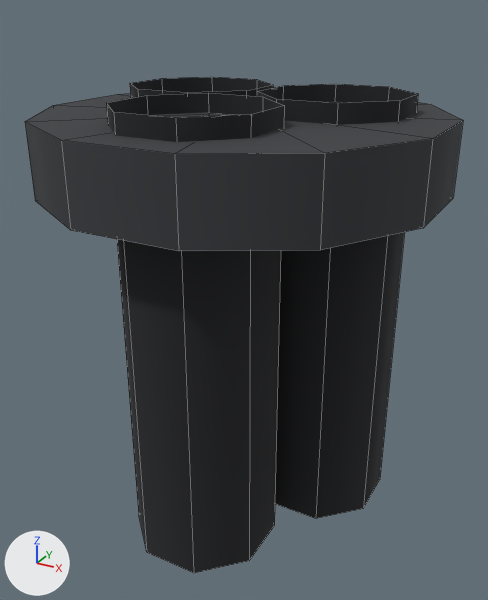
An edit to the OBJ model src/main/resources/assets/apocalypse_firstlight/models/block/power_cable/arm_cable_down.obj, drawn before and after from the same camera.
The view is the same before and after, from a camera (50 mm lens) standing at (0.724, -0.908, 0.367) and looking at (0.502, -0.504, 0.165). The axes (+X, +Y, +Z) are drawn at lower left. The lights are the same throughout. The picture after the commit comes second. Mesh edges are drawn as thin lines. Where no turn or scale is listed for an object, it has been applied to the vertices. Vertices at exactly the same position are counted once.

The first picture shows 'arm_cable_down'.
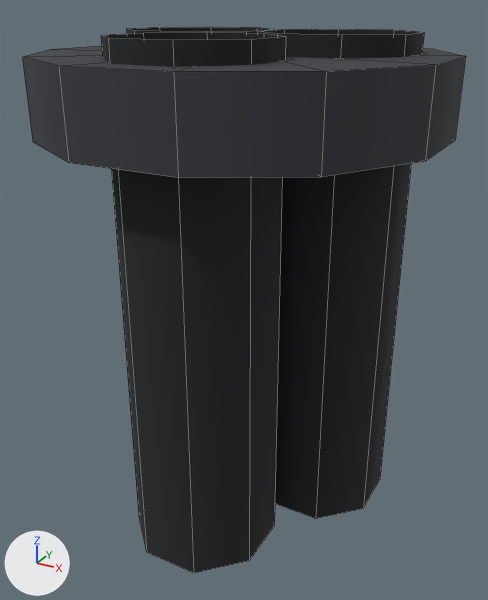
Commit message: +cable fix

The change in detail:
me_arm_cable_down is used by ob_arm_cable_down; location (0.0, 0.0, 0.0).
me_arm_cable_down had 74 vertices, 60 faces and spanned x 0.364..0.636, y -0.636..-0.364, z 0.0..0.313.
me_arm_cable_down now has 74 vertices, 60 faces and spans x 0.367..0.633, y -0.633..-0.367, z 0.0..0.35.
me_arm_cable_down part 1: the loose piece of 26 vertices spanning x 0.364..0.636, y -0.636..-0.364, z 0.25..0.3 is scaled about its middle by (0.978, 0.978, 1), then moved by (0.0, 0.0, 0.037).
me_arm_cable_down part 2: all 24 vertices in x 0.398..0.602, y -0.61..-0.42, z 0.313 are moved by (0.0, 0.0, 0.037).

Location of each change, [x1, y1, x2, y2] in pixels of the pictures (488 x 600 px; the box of a moved part takes in the faces that stretch with it):
'arm_cable_down', reshaped (10% taller)
    before: [25, 77, 463, 573]
    after: [22, 27, 466, 573]
part 1 of me_arm_cable_down, moved or reshaped
    before: [25, 93, 463, 251]
    after: [22, 46, 466, 178]
part 2 of me_arm_cable_down, moved or reshaped
    before: [106, 77, 418, 497]
    after: [101, 27, 424, 497]
